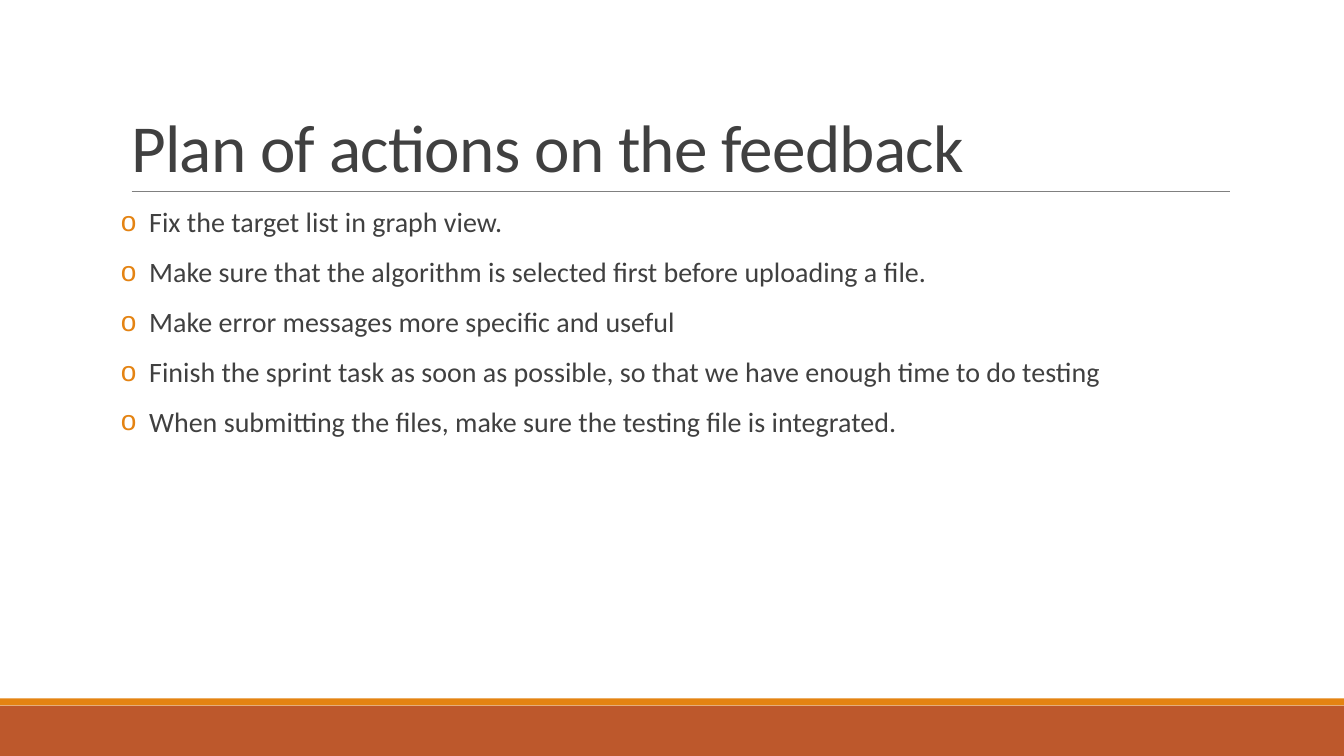
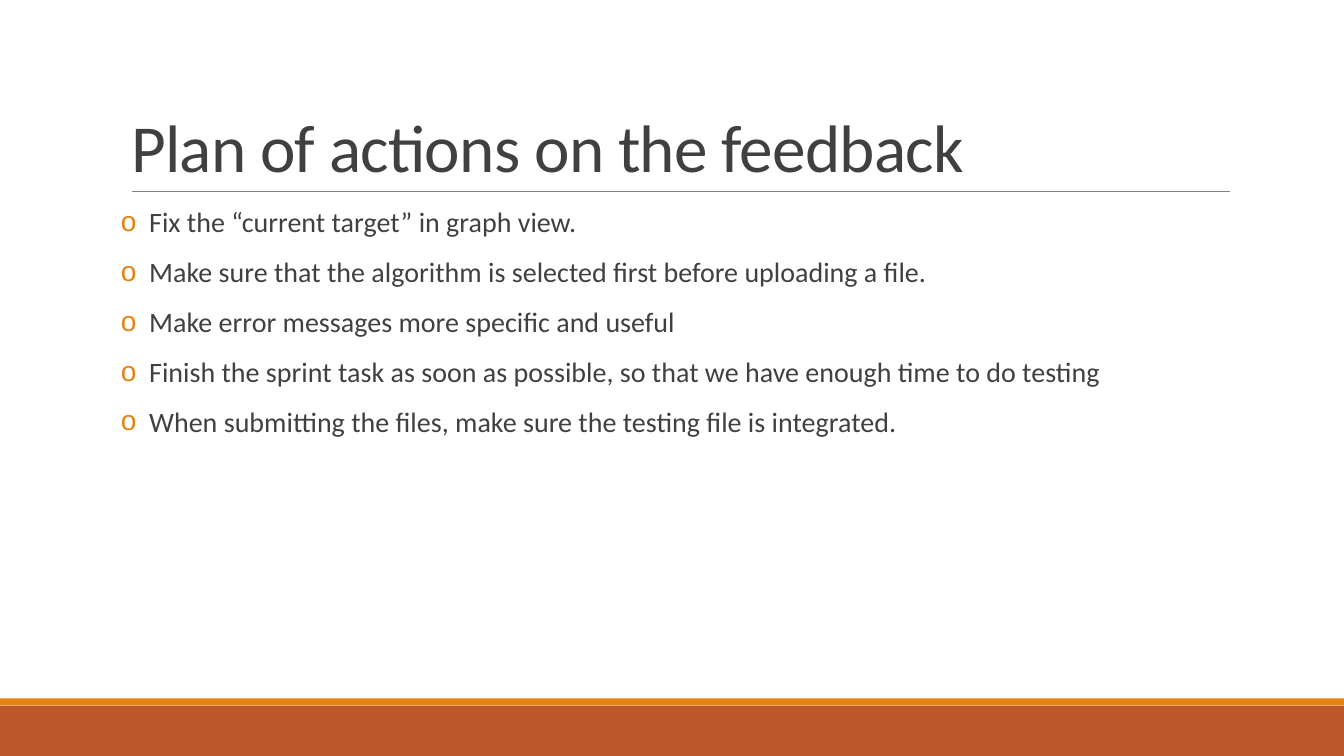
Before and after one commit to 2012215434/CS744, a slide deck: slide 3 of documents/set6/Presentation6.pptx. Drawn at 1344x756 pixels with LibreOffice and Linux fonts; fonts in the diff are those of the drawing. Boxes give left, top, right and bottom in pixels: in the first picture for what was removed or moved away, otherwise in the second. Text is boxed around its words. In the diff, an @@ line names an element or a change of style, - is before the commit and + after.

```diff
--- a/documents/set6/Presentation6.pptx
+++ b/documents/set6/Presentation6.pptx
@@ text at box(149, 212, 576, 237): text changed @@
-o Fix the target list in graph view.
+o Fix the “current target” in graph view.
```
Also in this commit, not shown: 2 other slides changed, 2 other files.
